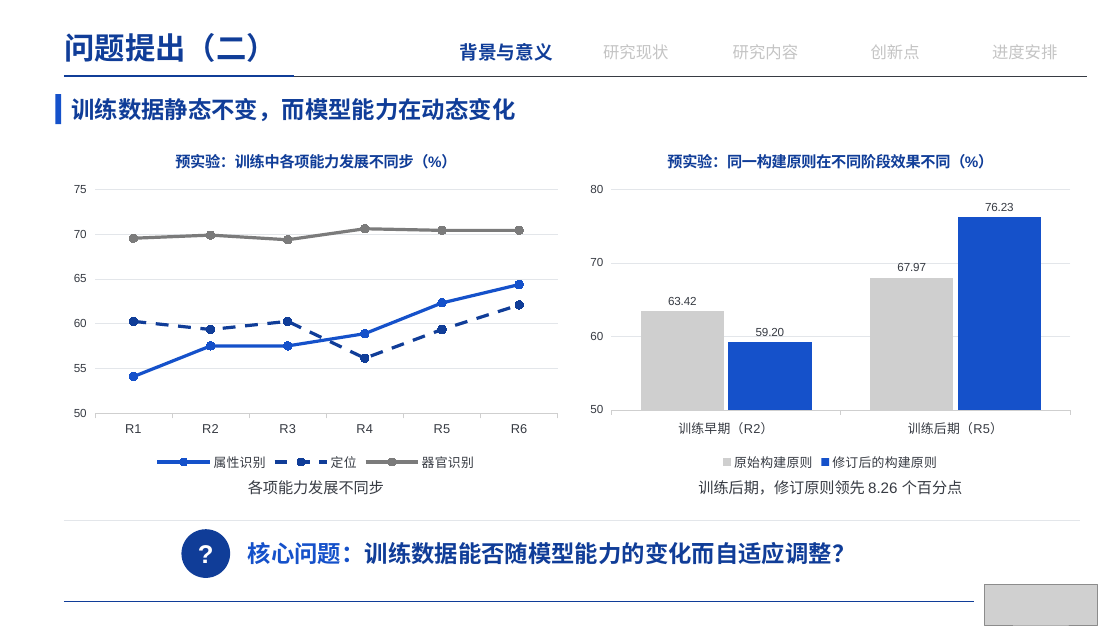
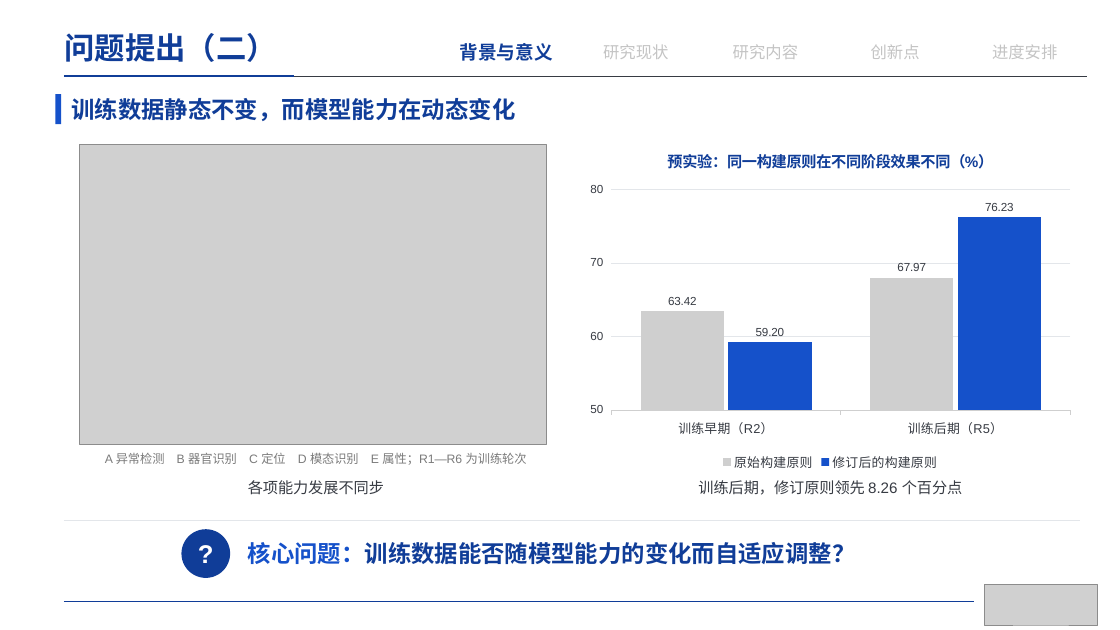
Before and after one commit to irving-2222/Graduation-Thesis, a slide deck: slide 6 of 开题答辩.pptx. Drawn at 1120x630 pixels with LibreOffice and Linux fonts; fonts in the diff are those of the drawing; grey boxes stand for pictures. Boxes give left, top, right and bottom in pixels: in the first picture for what was removed or moved away, otherwise in the second. Text is boxed around its words. In the diff, an @@ line names an element or a change of style, - is before the commit and + after.

```diff
--- a/开题答辩.pptx
+++ b/开题答辩.pptx
@@ line chart removed at bbox=[64, 134, 568, 475] @@
-title "预实验：训练中各项能力发展不同步（%）"
-categories: R1, R2, R3, R4, R5, R6
-属性识别: 54.1, 57.5, 57.5, 58.9, 62.3, 64.4
-定位: 60.3, 59.4, 60.3, 56.2, 59.4, 62.1
-器官识别: 69.5, 69.9, 69.4, 70.6, 70.4, 70.4
@@ picture added at bbox=[80, 145, 546, 444] @@
@@ text added at bbox=[105, 453, 527, 465], 10.5 pt, text #7B7B7B @@
+A 异常检测 B 器官识别 C 定位 D 模态识别 E 属性；R1—R6 为训练轮次
```
Also in this commit, not shown: 4 other slides changed, 1 other file.
